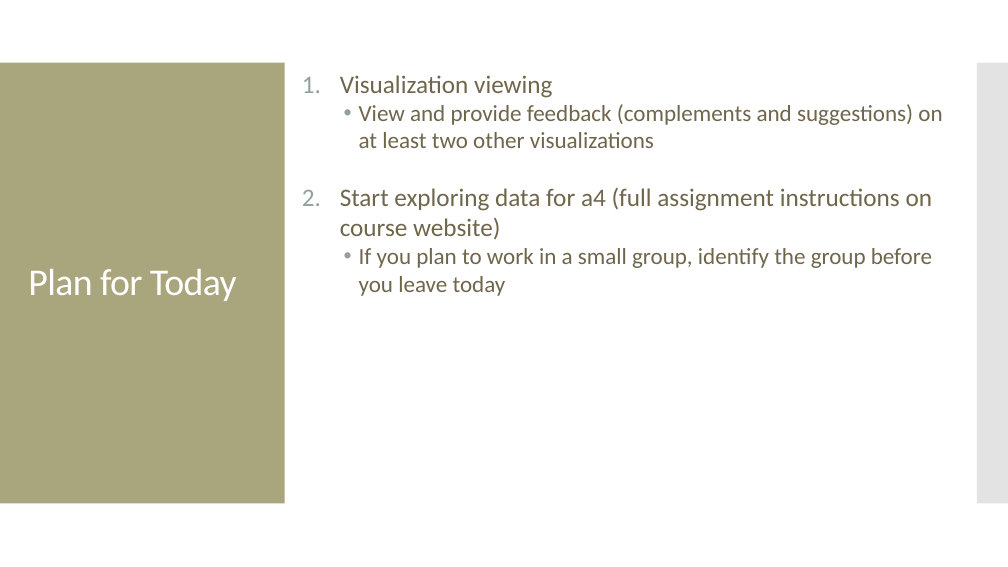
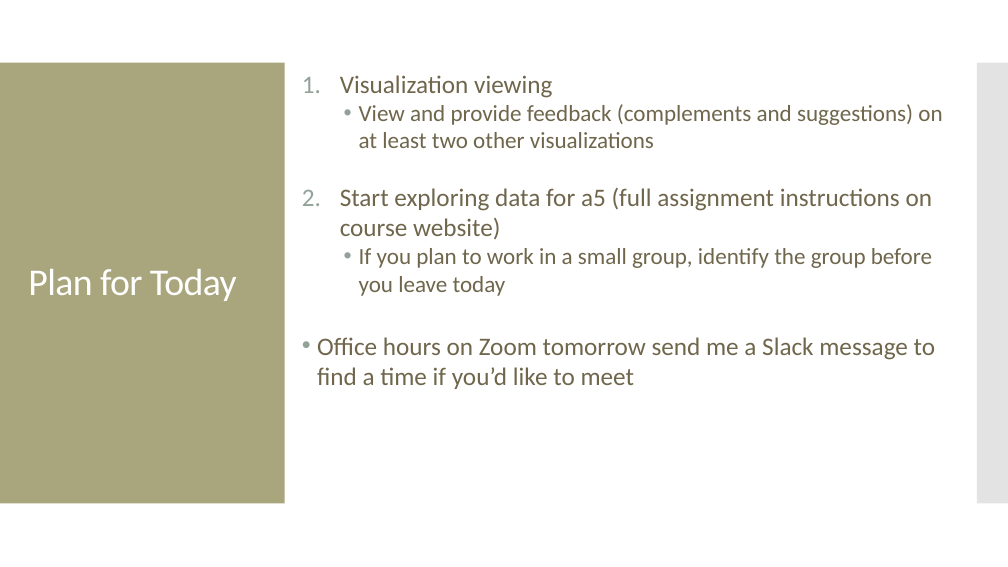
Before and after one commit to amosca01/SDS-CSC109, a slide deck: slide 1 of slides/00-instructions.pptx. Drawn at 1008x567 pixels with LibreOffice and Linux fonts; fonts in the diff are those of the drawing. Boxes give left, top, right and bottom in pixels: in the first picture for what was removed or moved away, otherwise in the second. Text is boxed around its words. In the diff, an @@ line names an element or a change of style, - is before the commit and + after.

```diff
--- a/slides/00-instructions.pptx
+++ b/slides/00-instructions.pptx
@@ text at (340,188,933,239): text changed @@
-2. Start exploring data for a4 (full assignment instructions on course website)
+2. Start exploring data for a5 (full assignment instructions on course website)
@@ text at (317,337,936,389): paragraph added @@
+• Office hours on Zoom tomorrow send me a Slack message to find a time if you’d like to meet
```
Also in this commit, not shown: 9 other files.
